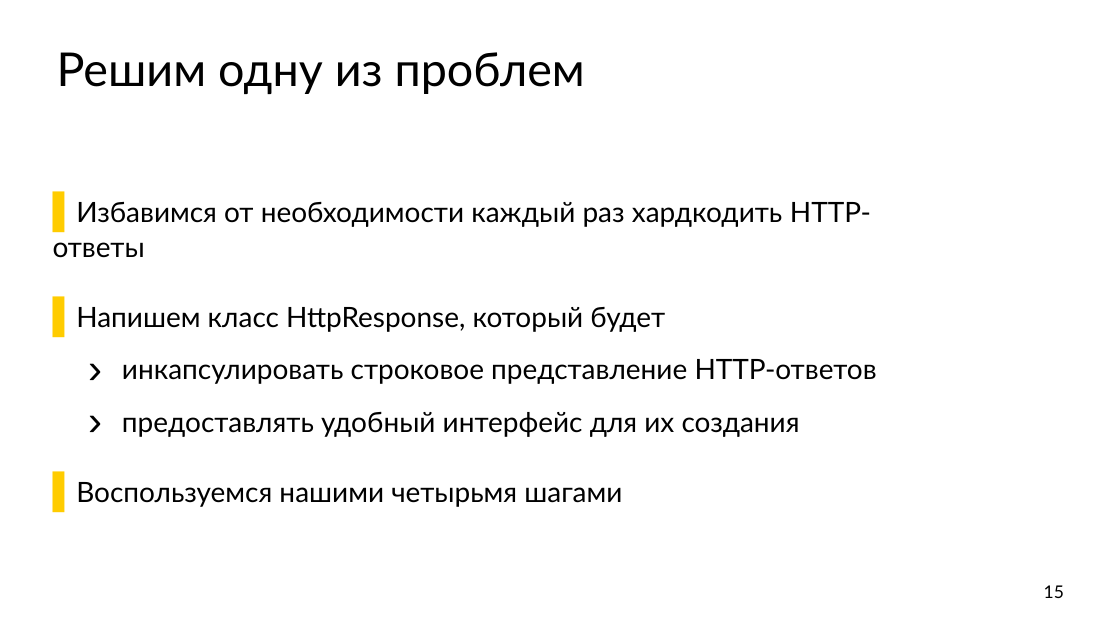
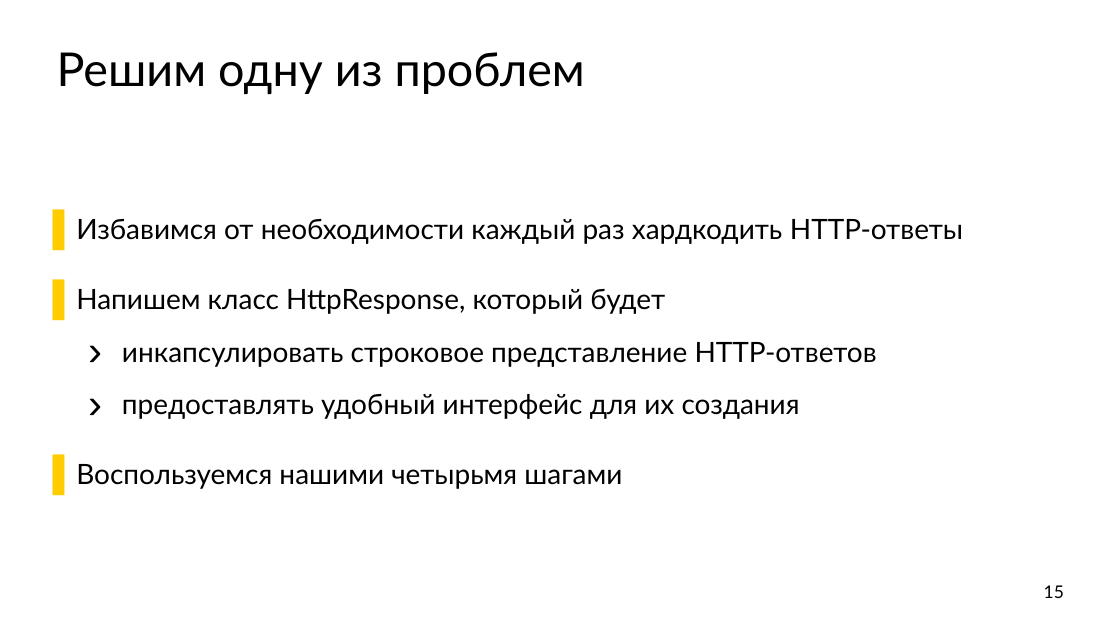
Before and after one commit to ishfb/secr2017, a slide deck: slide 15 of slides.pptx. Drawn at 1120x630 pixels with LibreOffice and Linux fonts; fonts in the diff are those of the drawing. Boxes give left, top, right and bottom in pixels: in the first picture for what was removed or moved away, otherwise in the second. Text is boxed around its words. In the diff, an @@ line names an element or a change of style, - is before the commit and + after.

```diff
--- a/slides.pptx
+++ b/slides.pptx
@@ text "Избавимся от необходимости каждый раз ..." rewrapped from (x1=53, y1=202, x2=877, y2=507) to (x1=76, y1=219, x2=963, y2=489) @@
```
Also in this commit, not shown: 1 other slide changed, 12 slides added, 1 slide removed, 1 other file.
